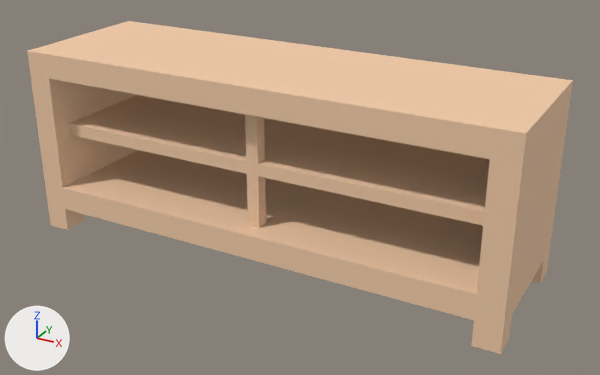
The glTF model assets/props/furniture/cabinetTelevision.glb, before and after one commit.
Rendered twice from a 50 mm lens placed at (1.011, -0.935, 0.644), pointed at (0.43, 0.122, 0.116). Lighting does not change. The marker at lower left points along +X, +Y and +Z. The picture after the commit comes second. Vertices at exactly the same position are counted once.

In view in the first picture: 'cabinetTelevision(Clone)'.
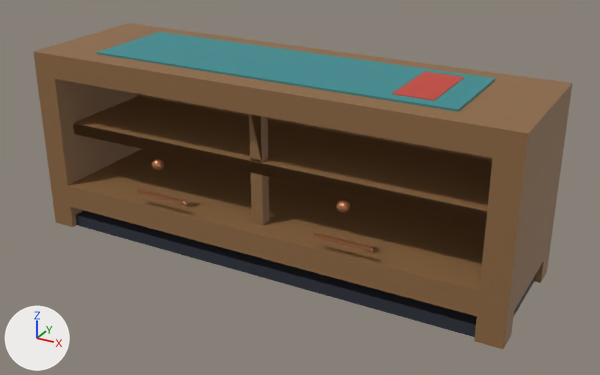
Diff of the bpy script that builds the scene:
```diff
--- a/assets/props/furniture/cabinetTelevision.glb.py
+++ b/assets/props/furniture/cabinetTelevision.glb.py
@@ mat_oakdark @@
+mat_oakdark = principled_material('oakDark')
+mat_oakdark.base_color = (0.27, 0.14, 0.055)  # brown #8e6942
+mat_oakdark.roughness = 0.6
@@ me_mesh_cabinettelevision @@
-me_mesh_cabinettelevision.from_pydata(...)  # 64 vertices, 132 faces; spans x 0.0..0.8, y 0.0..0.25, z 0.0..0.31
+me_mesh_cabinettelevision.from_pydata(...)  # 262 vertices, 499 faces; spans x 0.0..0.8, y -0.013..0.25, z 0.0..0.314
+# me_mesh_cabinettelevision part 1: a new loose piece, a box spanning x 0.01..0.79, y 0.01..0.24, z 0.0..0.02, in mat_ink (dark blue #272c38)
+# me_mesh_cabinettelevision part 2: a new loose piece, a box spanning x 0.1..0.7, y 0.04..0.21, z 0.308..0.313, in mat_teal (cyan #388b90)
+# me_mesh_cabinettelevision part 3: a new loose piece, a box spanning x 0.195..0.285, y -0.003..0.002, z 0.1..0.105, in mat_copper (orange #c48159)
+# me_mesh_cabinettelevision part 4: a new loose piece, a UV sphere (12 segments, 6 rings, poles along z) spanning x 0.23..0.25, y -0.013..0.007, z 0.152..0.168, in mat_copper (orange #c48159)
+# me_mesh_cabinettelevision part 5: a new loose piece, a box spanning x 0.515..0.605, y -0.003..0.002, z 0.1..0.105, in mat_copper (orange #c48159)
+# me_mesh_cabinettelevision part 6: a new loose piece, a UV sphere (12 segments, 6 rings, poles along z) spanning x 0.55..0.57, y -0.013..0.007, z 0.152..0.168, in mat_copper (orange #c48159)
+# me_mesh_cabinettelevision part 7: a new loose piece, a box spanning x 0.6..0.66, y 0.06..0.19, z 0.308..0.314, in mat_red (red #c44538)
+# me_mesh_cabinettelevision part 8
+# 16 faces are deleted
+# 34 vertices are added at x 0.04..0.766, y 0.0..0.25, z 0.04..0.191
+# 83 new faces join them, mat_oakdark (brown #8e6942)
+# me_mesh_cabinettelevision part 9: 116 faces spanning x 0.0..0.8, y 0.0..0.25, z 0.0..0.31 switch from mat_wood (beige #f3cca8) to mat_oakdark (brown #8e6942)
+me_mesh_cabinettelevision.materials.append(mat_ink)  # dark blue #272c38
+me_mesh_cabinettelevision.materials.append(mat_teal)  # cyan #388b90
+me_mesh_cabinettelevision.materials.append(mat_copper)  # orange #c48159
+me_mesh_cabinettelevision.materials.append(mat_red)  # red #c44538
@@ ob_cabinettelevision_clone @@
 ob_cabinettelevision_clone = bpy.data.objects.new('cabinetTelevision(Clone)', me_mesh_cabinettelevision)
-ob_cabinettelevision_clone.location = (0.0, 0.0, 0.0)
+ob_cabinettelevision_clone.location = (0.0, 0.012, 0.0)
+ob_cabinettelevision_clone.scale = (1.0, 0.951, 0.987)
```

Where the change shows, as pixel boxes (x1, y1, x2, y2) in the pictures (600 x 375 px):
'cabinetTelevision(Clone)', reshaped, moved, rescaled: before (27, 21, 573, 354); after (33, 23, 572, 349)
part 1 of me_mesh_cabinettelevision, added: after (76, 211, 535, 337)
part 2 of me_mesh_cabinettelevision, added (cyan): after (97, 32, 496, 111)
part 3 of me_mesh_cabinettelevision, added: after (138, 190, 185, 205)
part 4 of me_mesh_cabinettelevision, added: after (151, 159, 164, 170)
part 5 of me_mesh_cabinettelevision, added: after (314, 233, 373, 252)
part 6 of me_mesh_cabinettelevision, added: after (336, 200, 350, 212)
part 7 of me_mesh_cabinettelevision, added (red): after (392, 72, 464, 101)
part 8 of me_mesh_cabinettelevision, cut back: before (68, 114, 485, 225); after (73, 114, 487, 224)
part 9 of me_mesh_cabinettelevision, recoloured: (33, 23, 572, 349) in both
